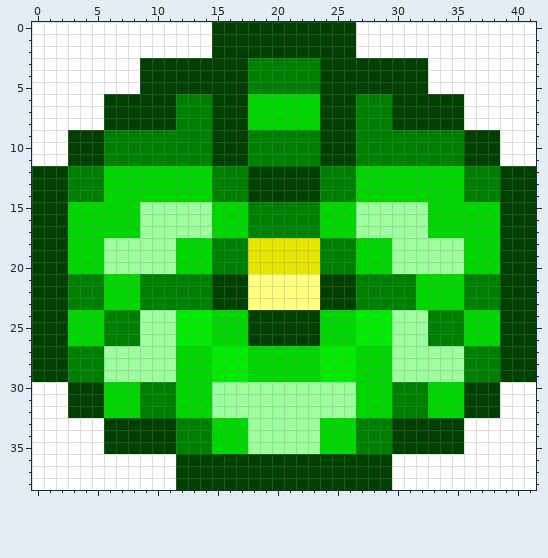
Edited in one commit: pixel-art sprite (graphics/enemy3.png). Above is the file before it was changed.
The file is 42x39 pixels.
The result:
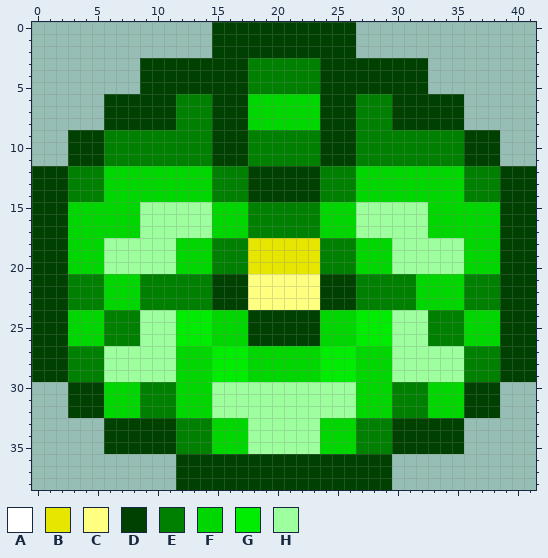
Palette (. is transparent): A #ffffff  B #e6e600  C #ffff80  D #004000  E #008000  F #00d700  G #00ec00  H #9dff9d
What changed:
y 0..2: x 0..14 AAAAAAAAAAAAAAA -> ...............; x 27..41 AAAAAAAAAAAAAAA -> ...............
y 3..5: x 0..8 AAAAAAAAA -> .........; x 33..41 AAAAAAAAA -> .........
y 6..8: x 0..5 AAAAAA -> ......; x 36..41 AAAAAA -> ......
y 9..11: x 0..2 AAA -> ...; x 39..41 AAA -> ...
y 30..32: x 0..2 AAA -> ...; x 39..41 AAA -> ...
y 33..35: x 0..5 AAAAAA -> ......; x 36..41 AAAAAA -> ......
y 36..38: x 0..11 AAAAAAAAAAAA -> ............; x 30..41 AAAAAAAAAAAA -> ............
Pixel boxes of the changes (left, top, right, bottom) in both pictures:
erased: (32, 22, 212, 166)
erased: (356, 22, 536, 166)
erased: (32, 382, 176, 490)
erased: (392, 382, 536, 490)
